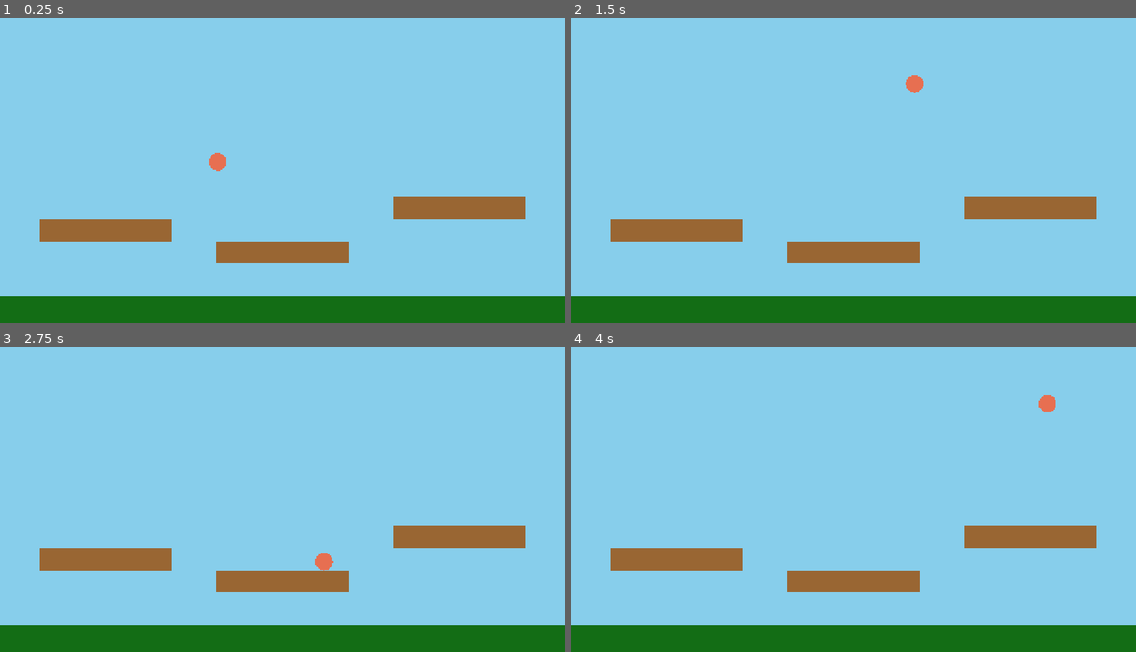
Above: before the commit, frames 1-4 (two rows, left to right).
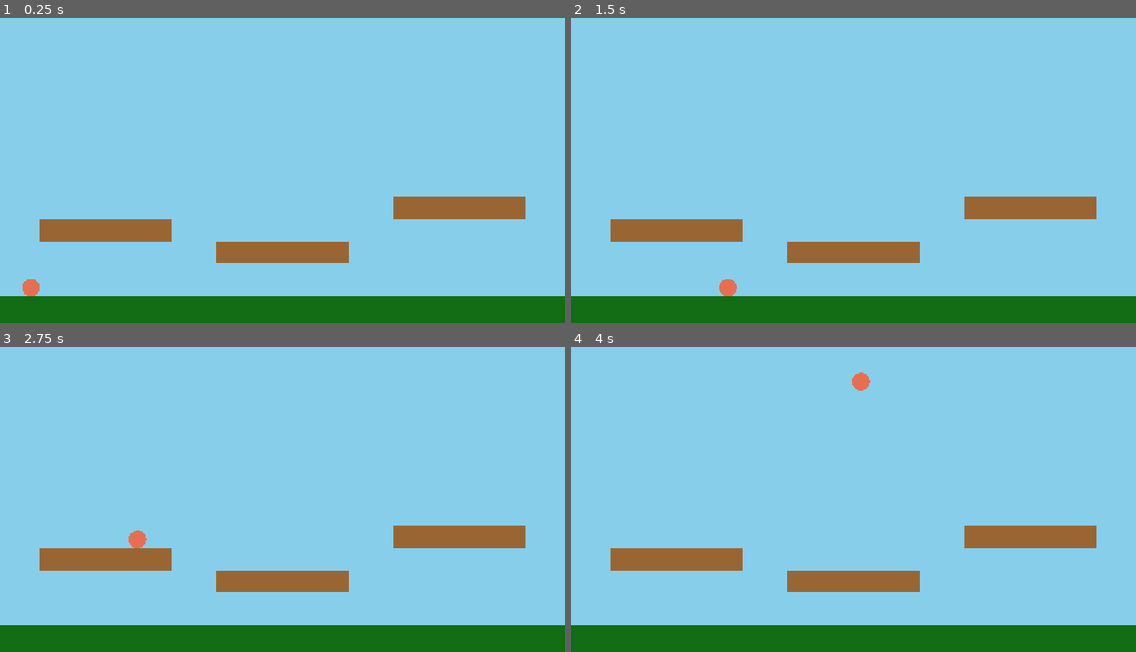
Above: after the commit, the same moments.

Repository: tjrink/WindPrototype
Game: Godot game, scene res://main_scene.tscn
Two runs of this game, one before a commit and one after it. Both use one fixed random seed, a clock stepped at 60 frames per second and the inputs below.
Inputs:
- Up to frame 1 (0.25 s): no input
- Up to frame 2 (1.5 s): tap Enter (ui_accept) at 0.5, 0.77 s; hold Right (ui_right) from 0.53 s (still down)
- Up to frame 3 (2.75 s): tap Enter (ui_accept) at 1.52 s; release Right (ui_right) at 2.03 s; hold Left (ui_left) from 2.03 s (still down)
- Up to frame 4 (4 s): release Left (ui_left) at 2.78 s; hold Right (ui_right) from 2.78 s (still down); tap Enter (ui_accept) at 3.02, 3.77 s

The runs differ from the first frame. In frame 1, 0.3% of the frame differs, in the area x 4-40%, y 44-92%; in frame 2, 0.3%; in frame 3, 0.3%, in the area x 22-59%, y 60-74%; in frame 4, 0.3%.

Commit message:
Working on platform physics

Diff:
--- a/main_scene.tscn
+++ b/main_scene.tscn
@@ -35,14 +35,10 @@
 debug_color = Color(0.9104701, 0.19811219, 0.5588026, 0.41960785)
 
 [node name="Player" parent="World" instance=ExtResource("3_gyfs4")]
-position = Vector2(-147, -32)
+position = Vector2(-570, 260)
 
 [node name="CloudSpawner" parent="World" instance=ExtResource("1_2c62f")]
 
 [node name="PlatformSpawner" parent="World" instance=ExtResource("2_gyfs4")]
-platform_width = null
-platform_height = null
-max_travel = null
-cycle_speed = null
 
 [node name="Camera" type="Camera2D" parent="."]
--- a/platform.gd
+++ b/platform.gd
@@ -35,3 +35,11 @@
 
 	# Set a visible color (brown/tan for platforms)
 	rect.color = Color(0.6, 0.4, 0.2, 1.0)
+
+
+func _on_area_2d_body_entered(body: Node2D) -> void:
+	print("Player on")
+
+
+func _on_area_2d_body_exited(body: Node2D) -> void:
+	print("Body off") # Replace with function body.
--- a/platform.tscn
+++ b/platform.tscn
@@ -1,8 +1,12 @@
-[gd_scene load_steps=3 format=3 uid="uid://b4n8xwv1acq2m"]
+[gd_scene load_steps=4 format=3 uid="uid://b4n8xwv1acq2m"]
 
 [ext_resource type="Script" uid="uid://b8m0t1lut8fxb" path="res://platform.gd" id="1_mi635"]
 
 [sub_resource type="RectangleShape2D" id="RectangleShape2D_mi635"]
+size = Vector2(40, 40)
+
+[sub_resource type="RectangleShape2D" id="RectangleShape2D_s8bxr"]
+size = Vector2(40, 40)
 
 [node name="Platform" type="StaticBody2D"]
 script = ExtResource("1_mi635")
@@ -12,4 +16,15 @@
 offset_bottom = 40.0
 
 [node name="PlatformCollision" type="CollisionShape2D" parent="."]
+position = Vector2(20, 20)
 shape = SubResource("RectangleShape2D_mi635")
+
+[node name="Area2D" type="Area2D" parent="PlatformCollision"]
+position = Vector2(-69, 11)
+
+[node name="CollisionShape2D" type="CollisionShape2D" parent="PlatformCollision/Area2D"]
+position = Vector2(69, -11)
+shape = SubResource("RectangleShape2D_s8bxr")
+
+[connection signal="body_entered" from="PlatformCollision/Area2D" to="." method="_on_area_2d_body_entered"]
+[connection signal="body_exited" from="PlatformCollision/Area2D" to="." method="_on_area_2d_body_exited"]
--- a/platform_spawner.gd
+++ b/platform_spawner.gd
@@ -11,7 +11,7 @@
 	{
 		"x": 0.0,      # Center of screen
 		"y": 200.0,    # Above ground (ground is at 300)
-		"width": 300.0,
+		"width":300.0,
 		"height": 50.0,
 		"travel": 50.0,
 		"speed": 1.0
